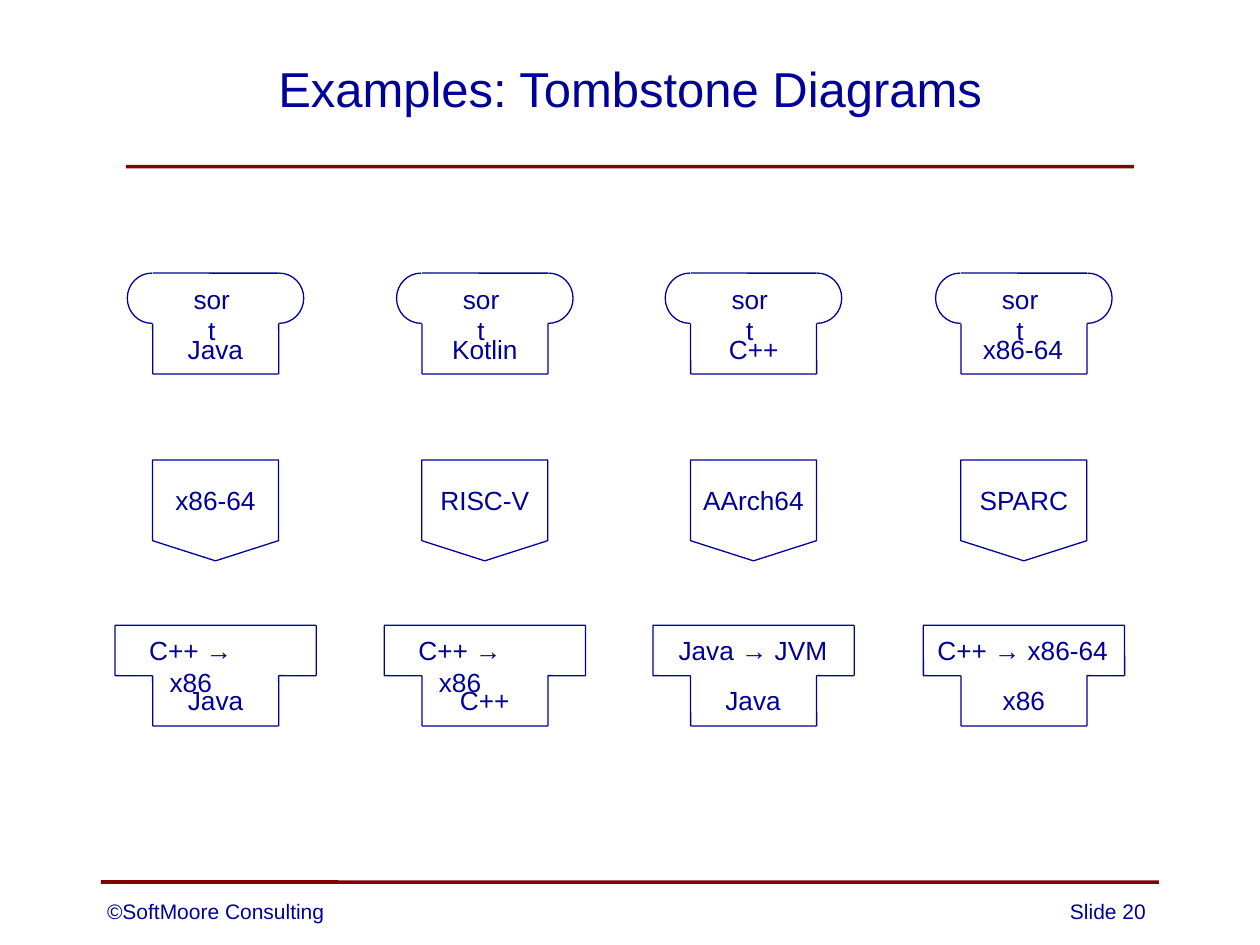
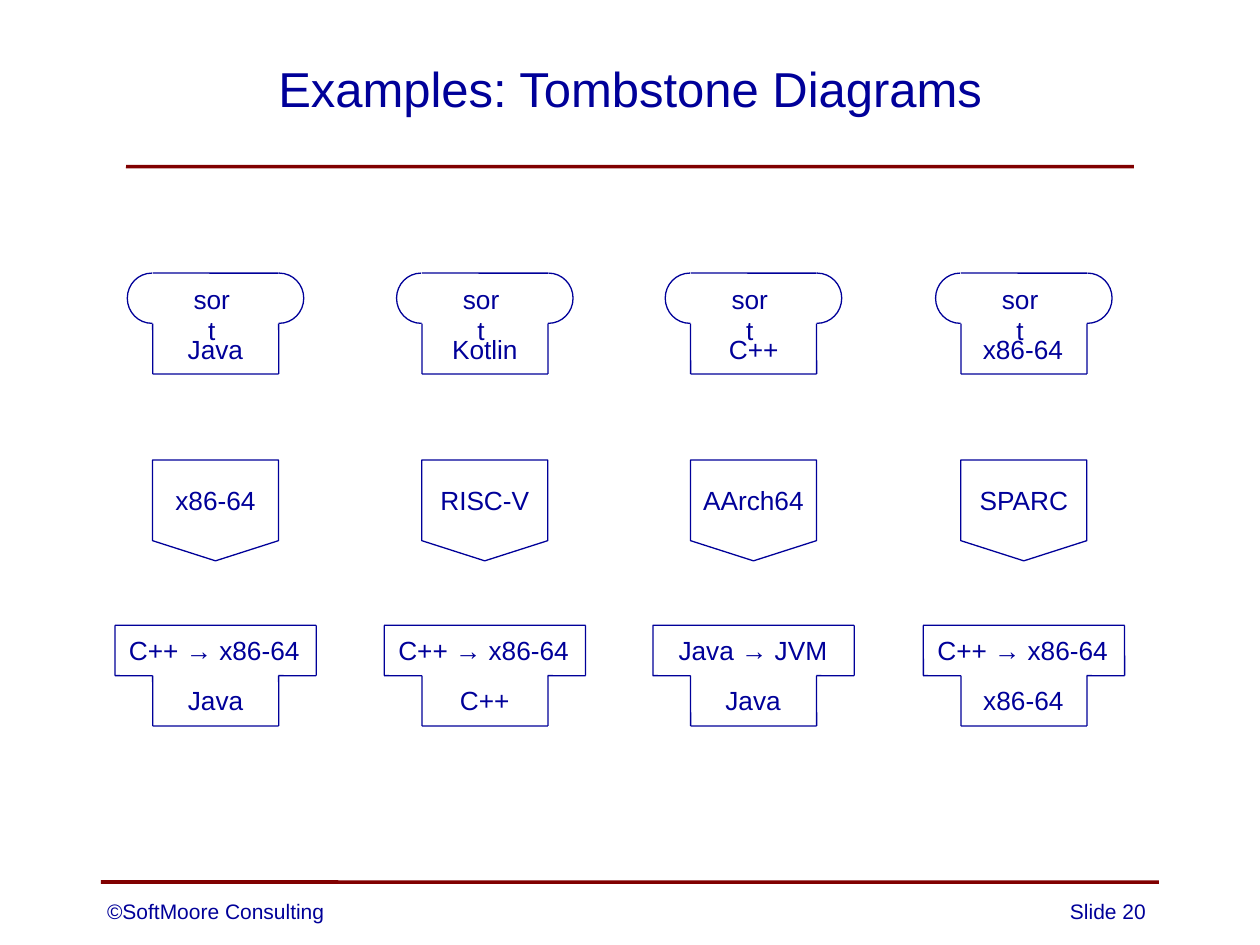
Before and after one commit to SoftMoore/CPRL-Java-3rd, a slide deck: slide 20 of PowerPoints/01 - Overview of Compilers.pptx. Drawn at 1260x945 pixels with LibreOffice and Linux fonts; fonts in the diff are those of the drawing. Boxes give left, top, right and bottom in pixels: in the first picture for what was removed or moved away, otherwise in the second. Text is boxed around its words. In the diff, an @@ line names an element or a change of style, - is before the commit and + after.

Commit message:
minor updates to one slide

```diff
--- a/PowerPoints/01 - Overview of Compilers.pptx
+++ b/PowerPoints/01 - Overview of Compilers.pptx
@@ text at (x1=129, y1=641, x2=299, y2=661): text changed @@
-C++ → x86
+C++ → x86-64
@@ text at (x1=398, y1=641, x2=569, y2=661): text changed @@
-C++ → x86
+C++ → x86-64
@@ text at (x1=983, y1=691, x2=1063, y2=711): text changed @@
-x86
+x86-64
```
